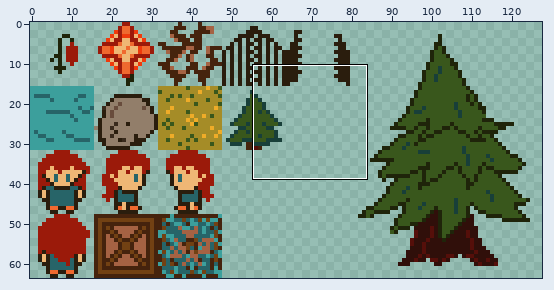
Pixel-art file: assets/sheet.aseprite. The first picture is a wide view before the edit; the outline marks the close-up.
Close-up. Earlier state:
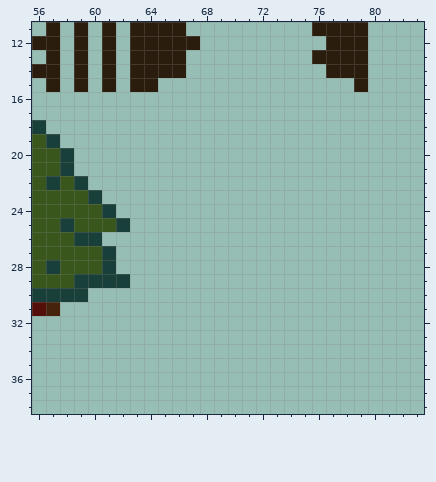
128x64 pixels, 1 frame. Shown: x 56..83, y 11..38.
And afterwards:
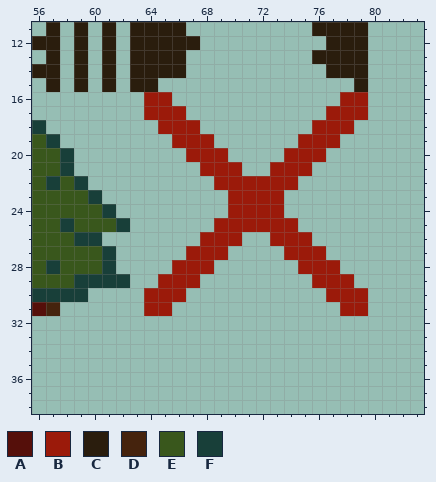
Palette (. is transparent): A #550f0a  B #9b1a0a  C #2a1d0d  D #45230d  E #39571c  F #183f39
Edits made:
y 16: x 64..65 .. -> BB; x 78..79 .. -> BB
y 17: x 64..66 ... -> BBB; x 77..79 ... -> BBB
y 18: x 65..67 ... -> BBB; x 76..78 ... -> BBB
y 19: x 66..68 ... -> BBB; x 75..77 ... -> BBB
y 20: x 67..69 ... -> BBB; x 74..76 ... -> BBB
y 21: x 68..70 ... -> BBB; x 73..75 ... -> BBB
y 22: x 69..74 ...... -> BBBBBB
y 23..24: x 70..73 .... -> BBBB
y 25: x 69..74 ...... -> BBBBBB
y 26: x 68..70 ... -> BBB; x 73..75 ... -> BBB
y 27: x 67..69 ... -> BBB; x 74..76 ... -> BBB
y 28: x 66..68 ... -> BBB; x 75..77 ... -> BBB
y 29: x 65..67 ... -> BBB; x 76..78 ... -> BBB
y 30: x 64..66 ... -> BBB; x 77..79 ... -> BBB
y 31: x 64..65 .. -> BB; x 78..79 .. -> BB
Pixel boxes of the changes (left, top, right, bottom) in both close-ups:
added: (144, 92, 368, 316)
